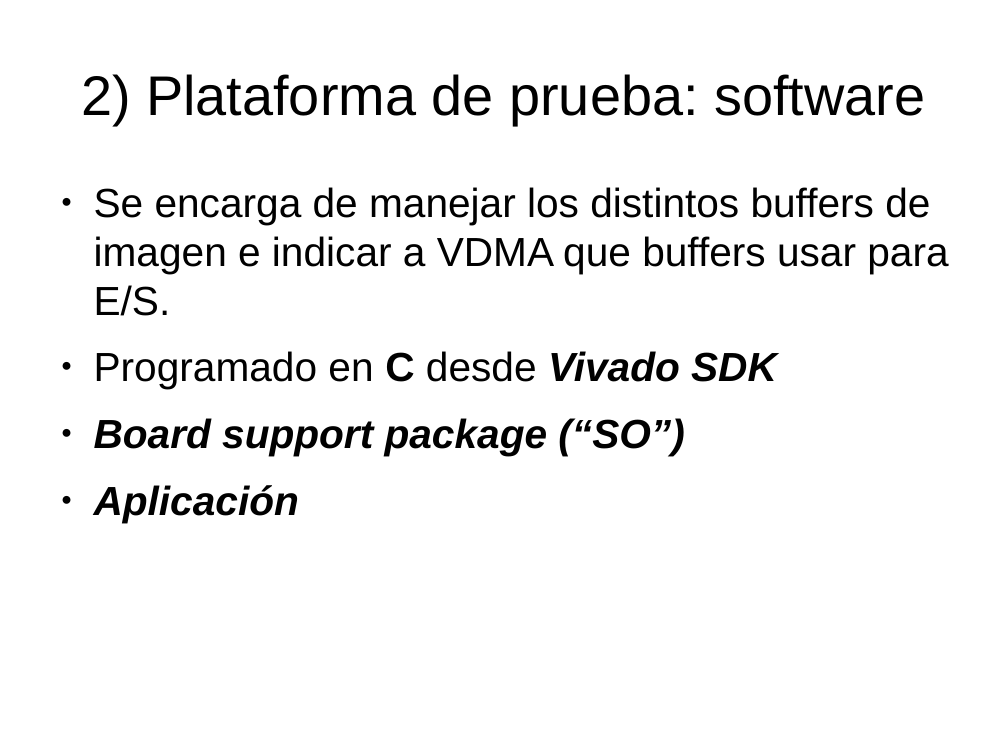
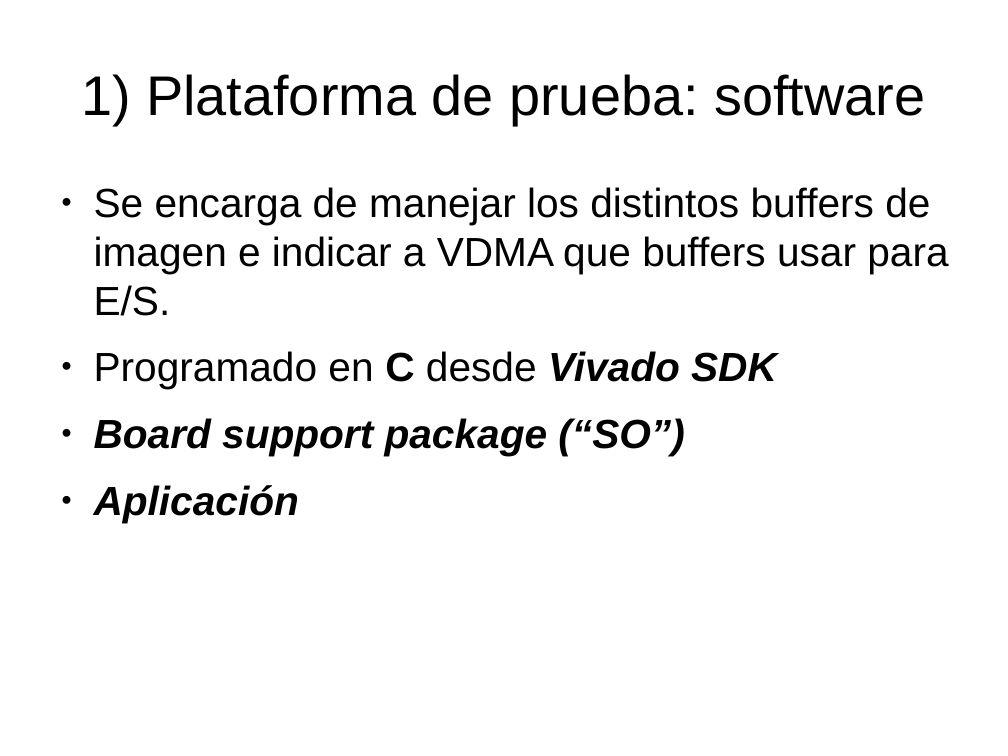
Before and after one commit to miguelgarcia/sase2017-hls-video, a slide deck: slide 14 of presentacion.odp. Drawn at 1008x756 pixels with LibreOffice and Linux fonts; fonts in the diff are those of the drawing. Boxes give left, top, right and bottom in pixels: in the first picture for what was removed or moved away, otherwise in the second. Text is boxed around its words. In the diff, an @@ line names an element or a change of style, - is before the commit and + after.

```diff
--- a/presentacion.odp
+++ b/presentacion.odp
@@ title at [81, 74, 925, 125]: text changed @@
-2) Plataforma de prueba: software
+1) Plataforma de prueba: software
```
Also in this commit, not shown: 7 other slides changed, 24 slides added.
